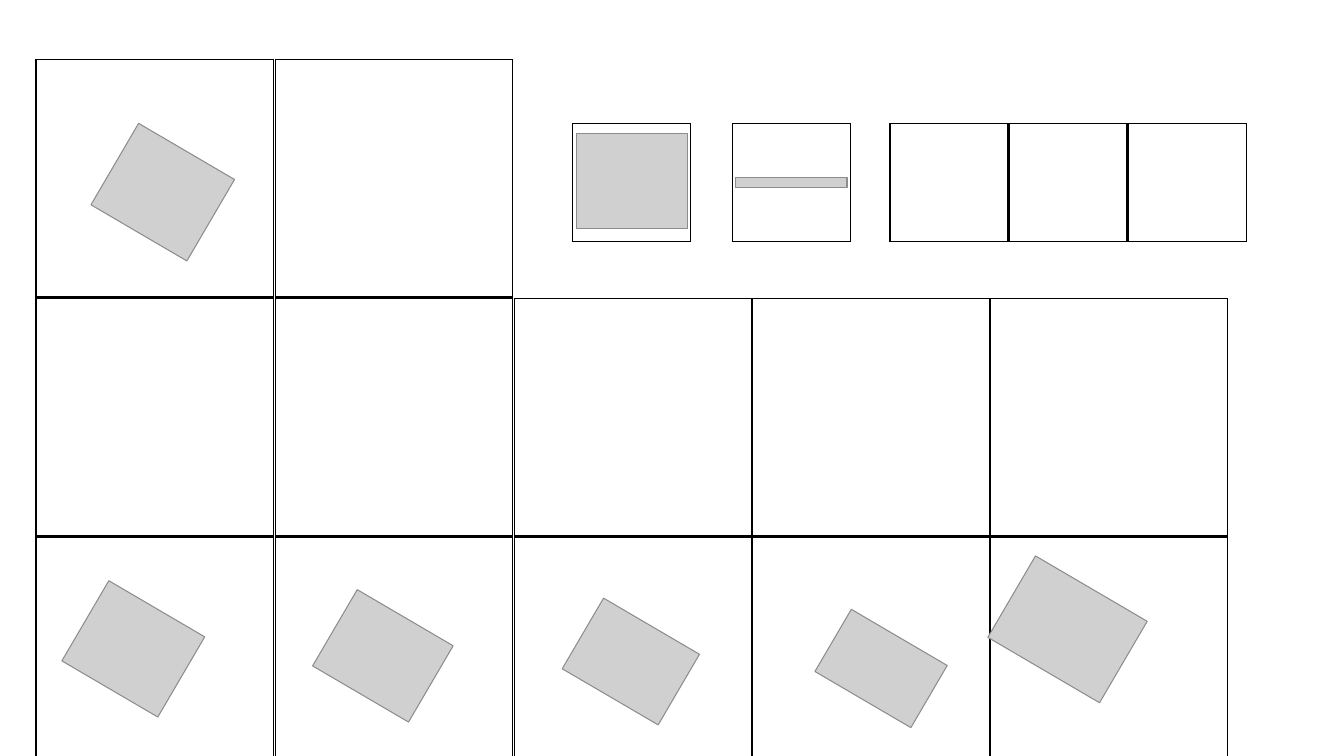
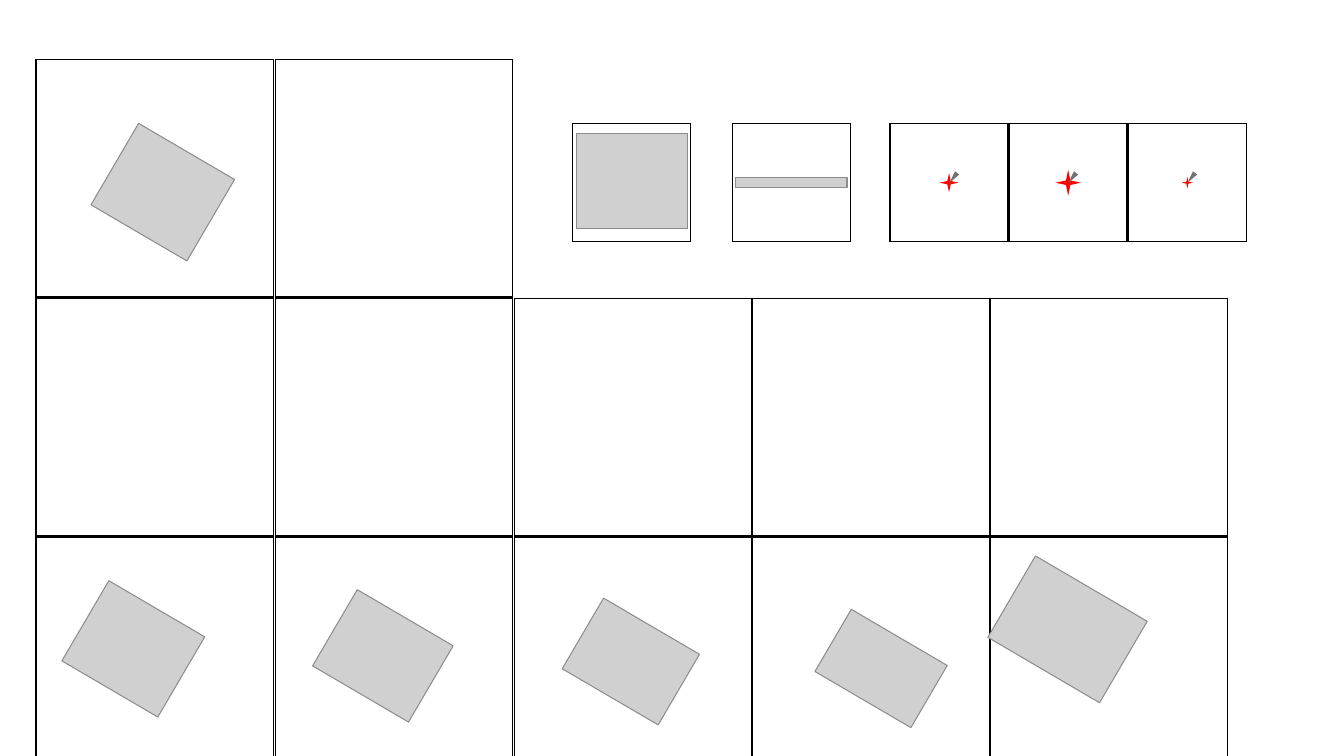
Before and after one commit to TT-3-14159265358979323846264338/defend_the_castle, a slide deck: slide 3 of soldier weapon.pptx. Drawn at 1344x756 pixels with LibreOffice and Linux fonts; fonts in the diff are those of the drawing; grey boxes stand for pictures. Boxes give left, top, right and bottom in pixels: in the first picture for what was removed or moved away, otherwise in the second. Text is boxed around its words. In the diff, an @@ line names an element or a change of style, - is before the commit and + after.

```diff
--- a/soldier weapon.pptx
+++ b/soldier weapon.pptx
@@ star added at [940,173,959,193], fill #FF0000 @@
@@ triangle added at [948,171,959,184], fill #767171 @@
@@ star added at [1056,170,1081,196], fill #FF0000 @@
@@ triangle added at [1067,171,1078,184], fill #767171 @@
@@ star added at [1182,177,1193,189], fill #FF0000 @@
@@ triangle added at [1186,171,1197,184], fill #767171 @@
```
Also in this commit, not shown: 1 other slide changed.
